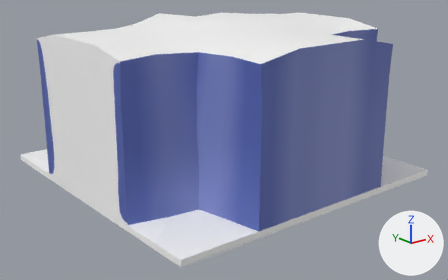
A saved change to the glTF model common/assets/models/winter/wall_slim_join3_1.glb.
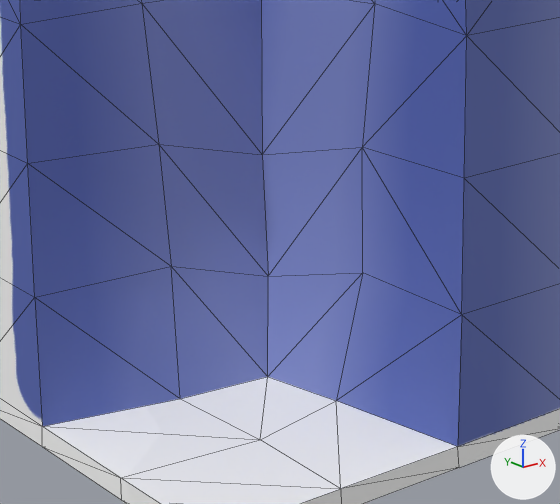
Each version is shown whole from a 50 mm camera at (-2.49, -3.2, 1.44) aimed at (-0.02, -0.1, 0.2), then close up on the part from 25% to 65% of the width and 32% to 89% of the height. Lighting does not change. The marker at lower right points along +X, +Y and +Z. The close-ups show mesh edges as thin lines. Vertices at the same position are counted once.

The scene before the commit, as lines of its bpy script (objects in view):
```python
me_cube_014 = bpy.data.meshes.new('Cube.014')
me_cube_014.from_pydata(...)  # 274 vertices, 544 faces; spans x -1.0..1.0, y -1.0..1.0, z -0.02..1.02
me_cube_014.materials.append(mat_material_002)  # picture img_tex_join3
ob_wall_slim_join3_1_001 = bpy.data.objects.new('wall_slim_join3_1.001', me_cube_014)
ob_wall_slim_join3_1_001.location = (0.0, 0.0, 0.0)
```
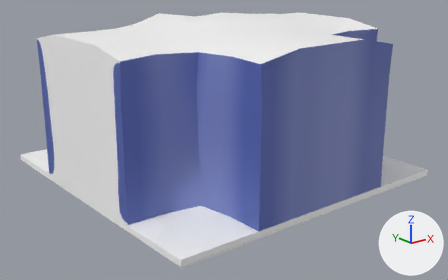
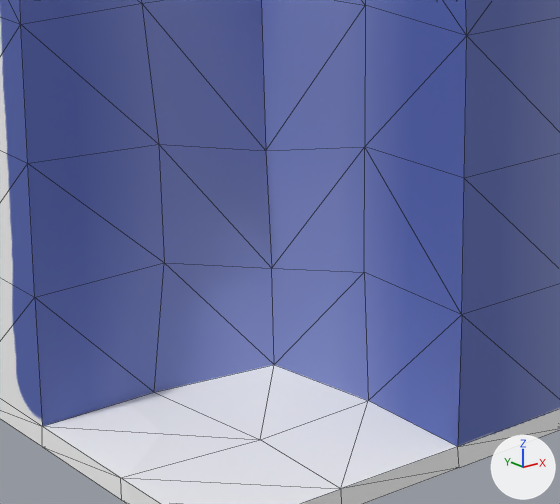
What the commit changed:
me_cube_014 has 274 vertices, 544 faces and spans x -1.0..1.0, y -1.0..1.0, z -0.02..1.02.
me_cube_014 is used by ob_wall_slim_join3_1_001; location (0.0, 0.0, 0.0).
Part 1, on me_cube_014:
Vertex 168 of me_cube_014 moves from (-0.77, -0.59, 0.03) at pixel (180, 398) to (-0.77, -0.5, 0.02) at pixel (154, 392).
Vertex 187 of me_cube_014 moves from (-0.62, -0.63, 0.05) at pixel (267, 376) to (-0.6, -0.62, 0.06) at pixel (274, 364).
Vertex 232 of me_cube_014 moves from (-0.55, -0.53, 0.42) at pixel (262, 154) to (-0.54, -0.52, 0.42) at pixel (265, 150).
Vertex 233 of me_cube_014 moves from (-0.74, -0.52, 0.25) at pixel (171, 266) to (-0.74, -0.5, 0.25) at pixel (164, 262).
Vertex 234 of me_cube_014 moves from (-0.57, -0.57, 0.21) at pixel (268, 276) to (-0.56, -0.56, 0.22) at pixel (271, 268).
Vertex 236 of me_cube_014 moves from (-0.57, -0.77, 0.04) at pixel (336, 400) to (-0.5, -0.77, 0.02) at pixel (368, 400).
Vertex 237 of me_cube_014 moves from (-0.48, -0.75, 0.72) at pixel (374, 3) to (-0.5, -0.75, 0.72) at pixel (365, 5).

Pixel boxes (x1, y1, x2, y2) of what changed, in the close-ups (560 x 504 px; the box of a moved part takes in the faces that stretch with it):
part 1 of me_cube_014, moved or reshaped
    both: (28, 0, 467, 489)
